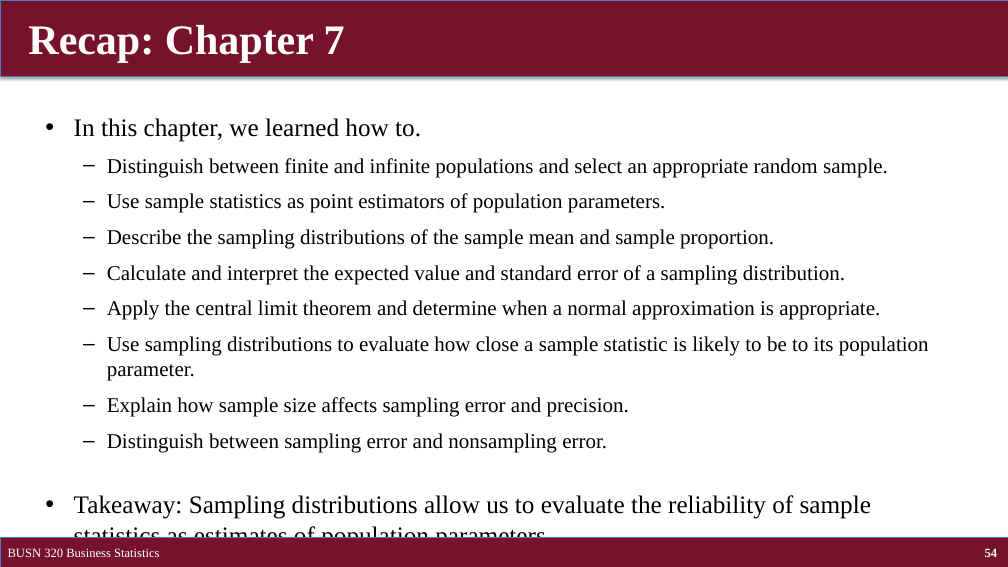
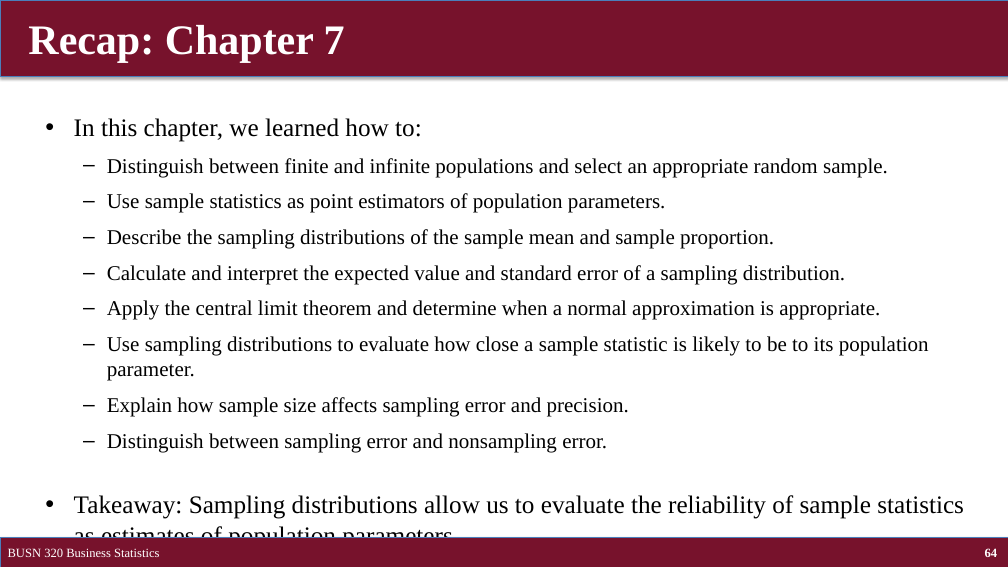
Before and after one commit to brianhwpark/brianhwpark.github.io, a slide deck: slide 64 of files/teaching-resources/concordiacollege-busn-320/busn-320-lecture-note/busn320-ch07.pptx (slide 54 before the commit). Drawn at 1008x567 pixels with LibreOffice and Linux fonts; fonts in the diff are those of the drawing. Boxes give left, top, right and bottom in pixels: in the first picture for what was removed or moved away, otherwise in the second. Text is boxed around its words. In the diff, an @@ line names an element or a change of style, - is before the commit and + after.

```diff
--- a/files/teaching-resources/concordiacollege-busn-320/busn-320-lecture-note/busn320-ch07.pptx
+++ b/files/teaching-resources/concordiacollege-busn-320/busn-320-lecture-note/busn320-ch07.pptx
@@ text at [74, 118, 422, 142]: text changed @@
-• In this chapter, we learned how to.
+• In this chapter, we learned how to:
@@ page number at [985, 548, 998, 557]: text changed @@
-54
+64
```
Also in this commit, not shown: 10 slides added, 15 other files.
